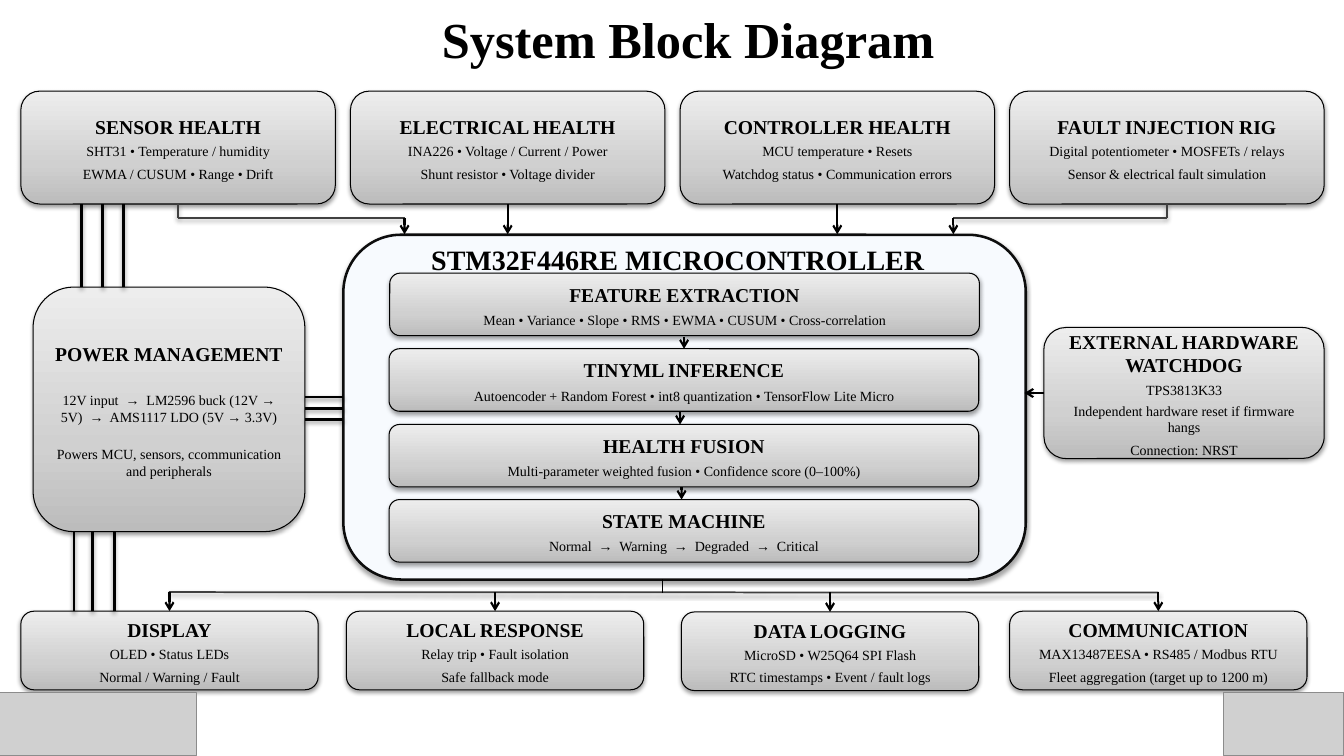
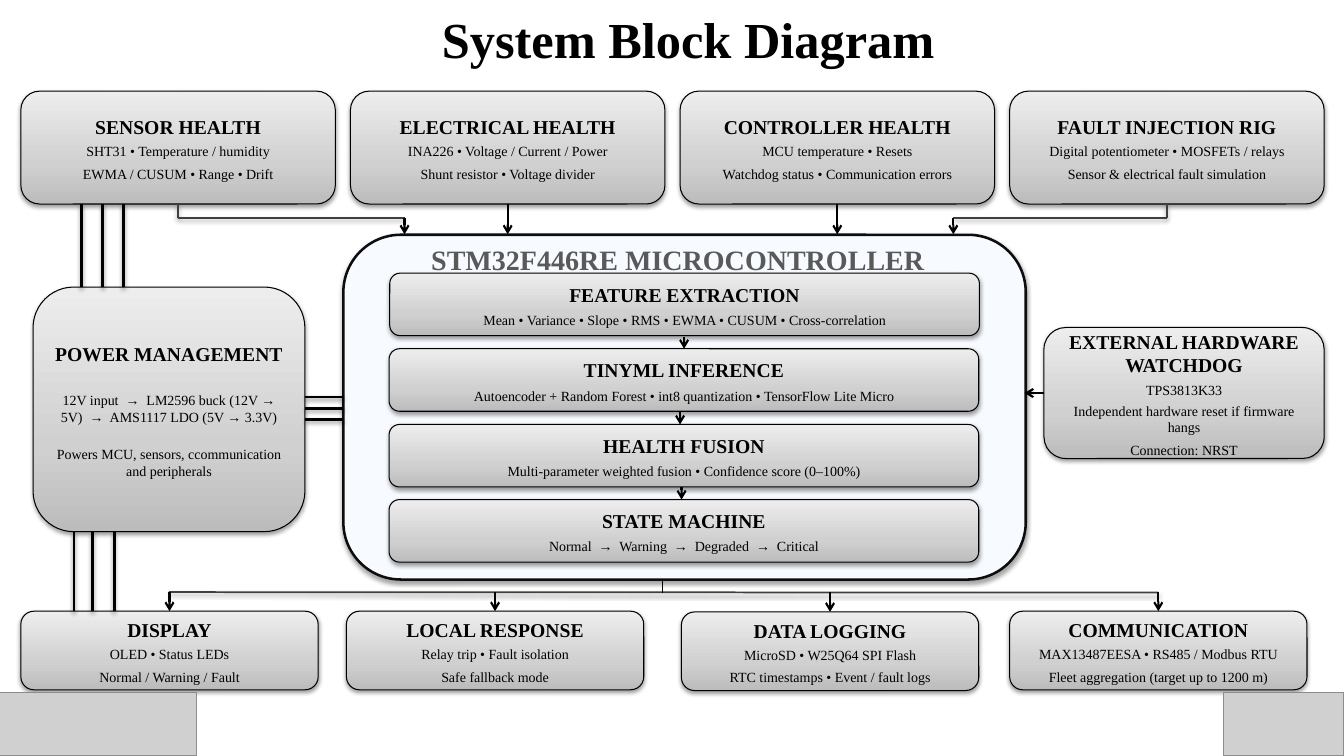
Before and after one commit to ConquerToFreedom/SwasthEdge, a slide deck: slide 6 of ppt/Vishwakarma Awards 2026-27 Stage 2 Submission PPT.pptx. Drawn at 1344x756 pixels with LibreOffice and Linux fonts; fonts in the diff are those of the drawing; grey boxes stand for pictures. Boxes give left, top, right and bottom in pixels: in the first picture for what was removed or moved away, otherwise in the second. Text is boxed around its words. In the diff, an @@ line names an element or a change of style, - is before the commit and + after.

```diff
--- a/ppt/Vishwakarma Awards 2026-27 Stage 2 Submission PPT.pptx
+++ b/ppt/Vishwakarma Awards 2026-27 Stage 2 Submission PPT.pptx
@@ text "STM32F446RE MICROCONTROLLER" at <box>431,251,924,274</box>: text colour #000000 to #595959 @@
```
Also in this commit, not shown: 7 other slides changed, 4 other files.
